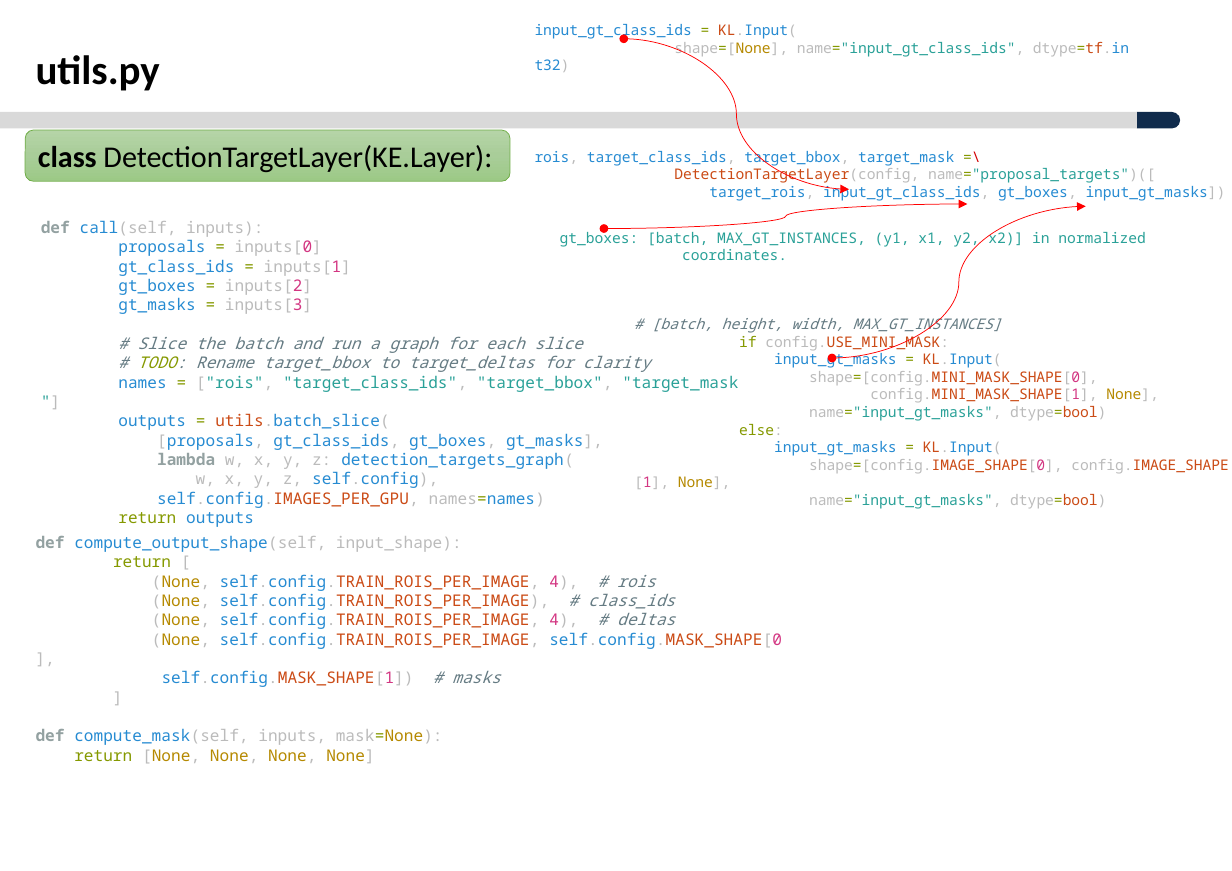
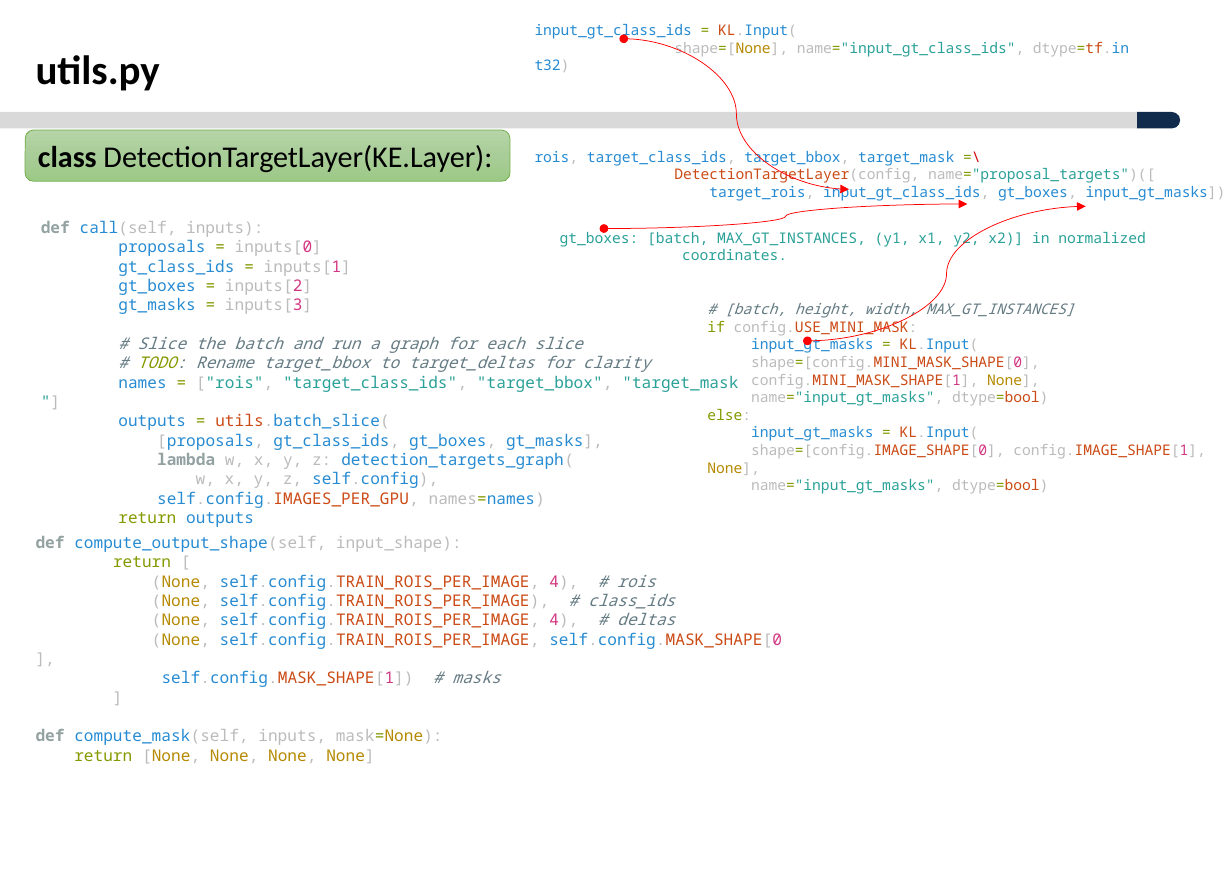
Before and after one commit to ksyoon70/Mask-RCNN-TF2, a slide deck: slide 20 of Masked-RCNN_분석_V1.0.pptx. Drawn at 1232x871 pixels with LibreOffice and Linux fonts; fonts in the diff are those of the drawing; background and template pictures are left out. Boxes give left, top, right and bottom in pixels: in the first picture for what was removed or moved away, otherwise in the second. Text is boxed around its words. In the diff, an @@ line names an element or a change of style, - is before the commit and + after.

```diff
--- a/Masked-RCNN_분석_V1.0.pptx
+++ b/Masked-RCNN_분석_V1.0.pptx
@@ curved double arrow moved from (833, 358) - (1086, 207) to (807, 341) - (1086, 207) @@
@@ text "# [batch, height, width, MAX_GT_INSTANCES]" rewrapped from (634, 315, 1228, 509) to (707, 300, 1205, 494) @@
```
Also in this commit, not shown: 2 other slides changed, 1 other file.
